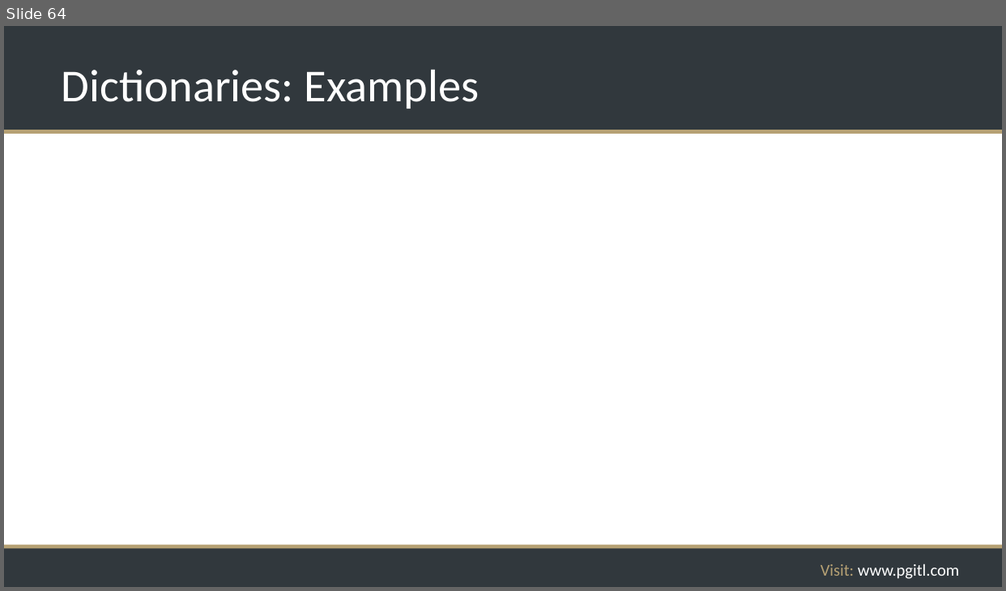
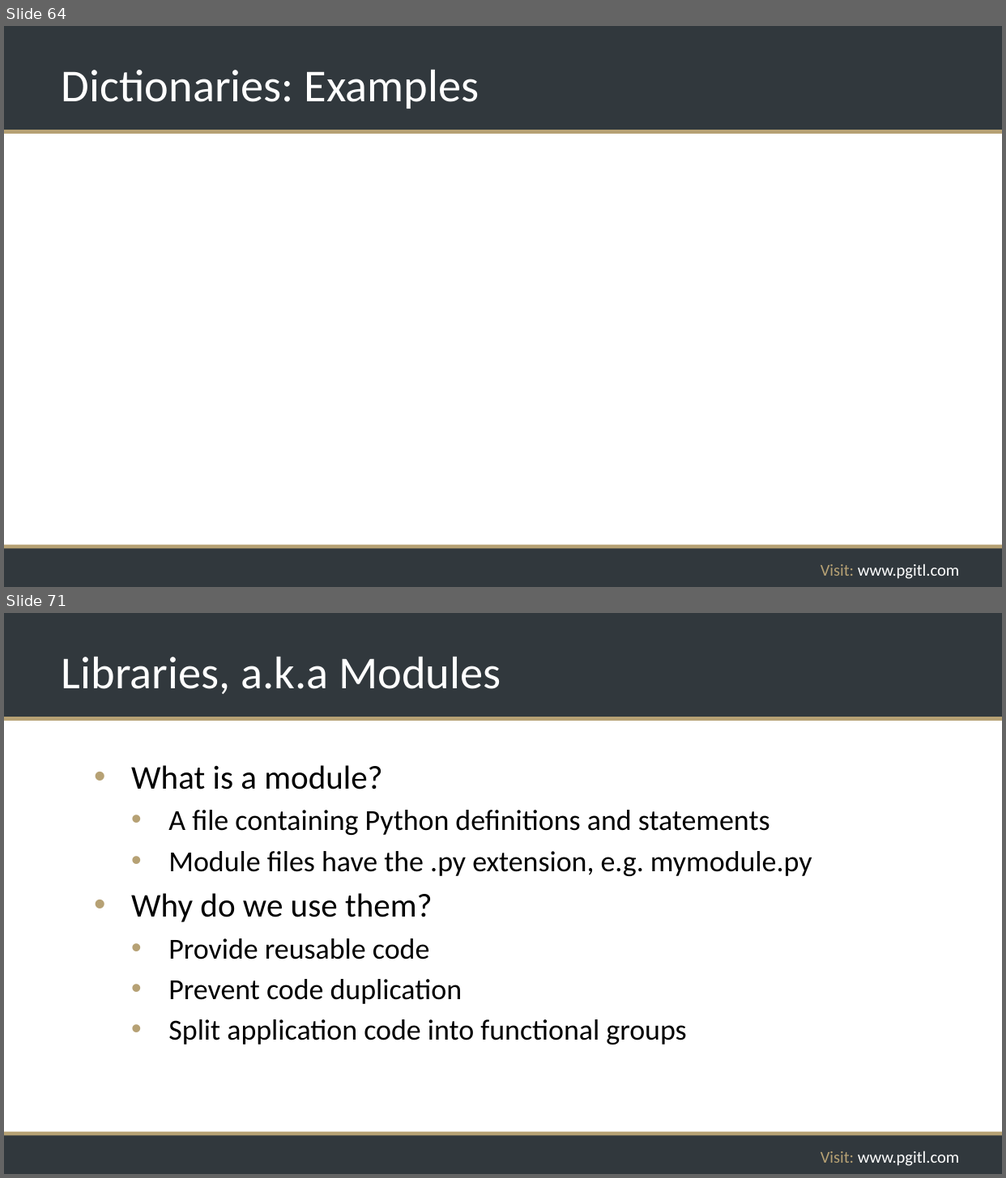
Before and after one commit to rikkouri/project-a, a slide deck: Programming Foundations.pptx. Shown one above the other, each under a label of ours: slide 64 before the commit, slides 64 and 71 after it; the slides between them are not shown. The pictures are 1006x591 and 1006x1178 pixels, drawn with LibreOffice and Linux fonts; fonts in the diff are those of the drawing; background and template pictures are left out. Boxes give left, top, right and bottom in pixels: in the first picture for what was removed or moved away, otherwise in the second. Text is boxed around its words. In the diff, an @@ line names an element or a change of style, - is before the commit and + after.

```diff
--- a/Programming Foundations.pptx
+++ b/Programming Foundations.pptx
@@ slide 71 added at box(4, 613, 1002, 1174), background #FFFFFF; not listed: 5 template elements that a slide beside it also shows @@
@@ title added at box(62, 656, 501, 694), 44 pt, text #FFFFFF @@
+Libraries, a.k.a Modules
@@ text added at box(131, 765, 812, 1045), 28 pt, text #000000 @@
+• What is a module?
+  • A file containing Python definitions and statements
+  • Module files have the .py extension, e.g. mymodule.py
+• Why do we use them?
+  • Provide reusable code
+  • Prevent code duplication
+  • Split application code into functional groups
```
Also in this commit, not shown: 7 other slides added, 1 slide removed.
